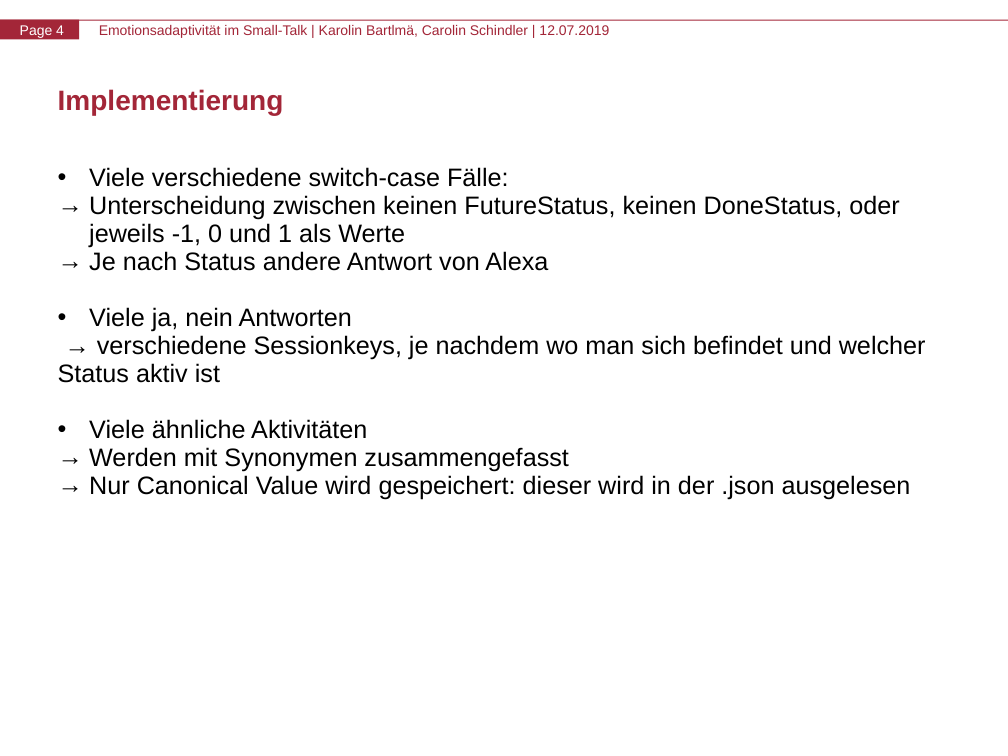
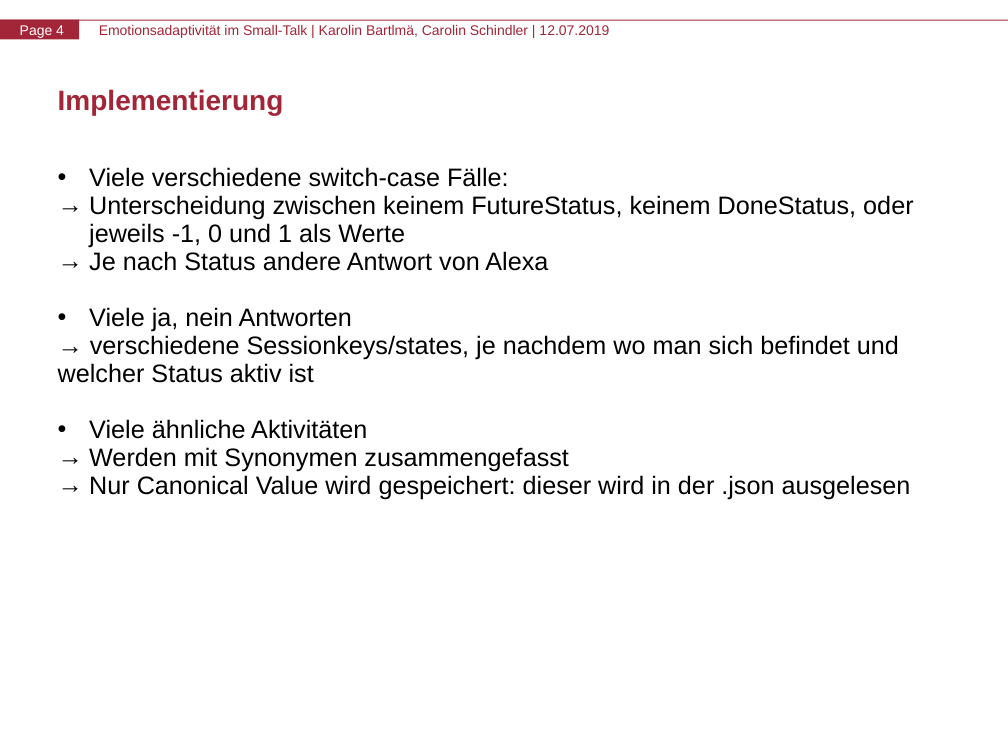
Before and after one commit to csacro-University-Exercises/Alexa-Skill-Emotionsadaptivitaet-im-Small-Talk, a slide deck: slide 4 of abschlusspräsentation.pptx. Drawn at 1008x756 pixels with LibreOffice and Linux fonts; fonts in the diff are those of the drawing. Boxes give left, top, right and bottom in pixels: in the first picture for what was removed or moved away, otherwise in the second. Text is boxed around its words. In the diff, an @@ line names an element or a change of style, - is before the commit and + after.

Commit message:
changed small things

```diff
--- a/abschlusspräsentation.pptx
+++ b/abschlusspräsentation.pptx
@@ text at [89,195,913,248]: text changed @@
-→ Unterscheidung zwischen keinen FutureStatus, keinen DoneStatus, oder jeweils -1, 0 und 1 als Werte
+→ Unterscheidung zwischen keinem FutureStatus, keinem DoneStatus, oder jeweils -1, 0 und 1 als Werte
@@ text at [58,335,899,383]: text changed @@
-→ verschiedene Sessionkeys, je nachdem wo man sich befindet und welcher Status aktiv ist
+→ verschiedene Sessionkeys/states, je nachdem wo man sich befindet und welcher Status aktiv ist
```
Also in this commit, not shown: 1 other slide changed.
